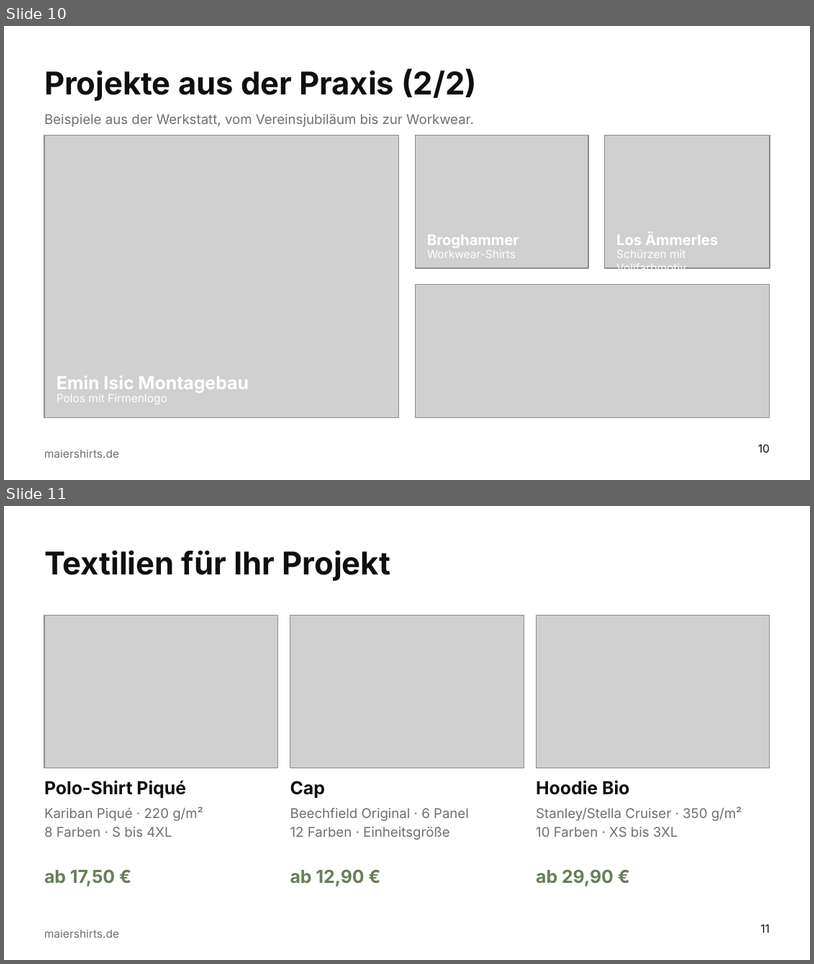
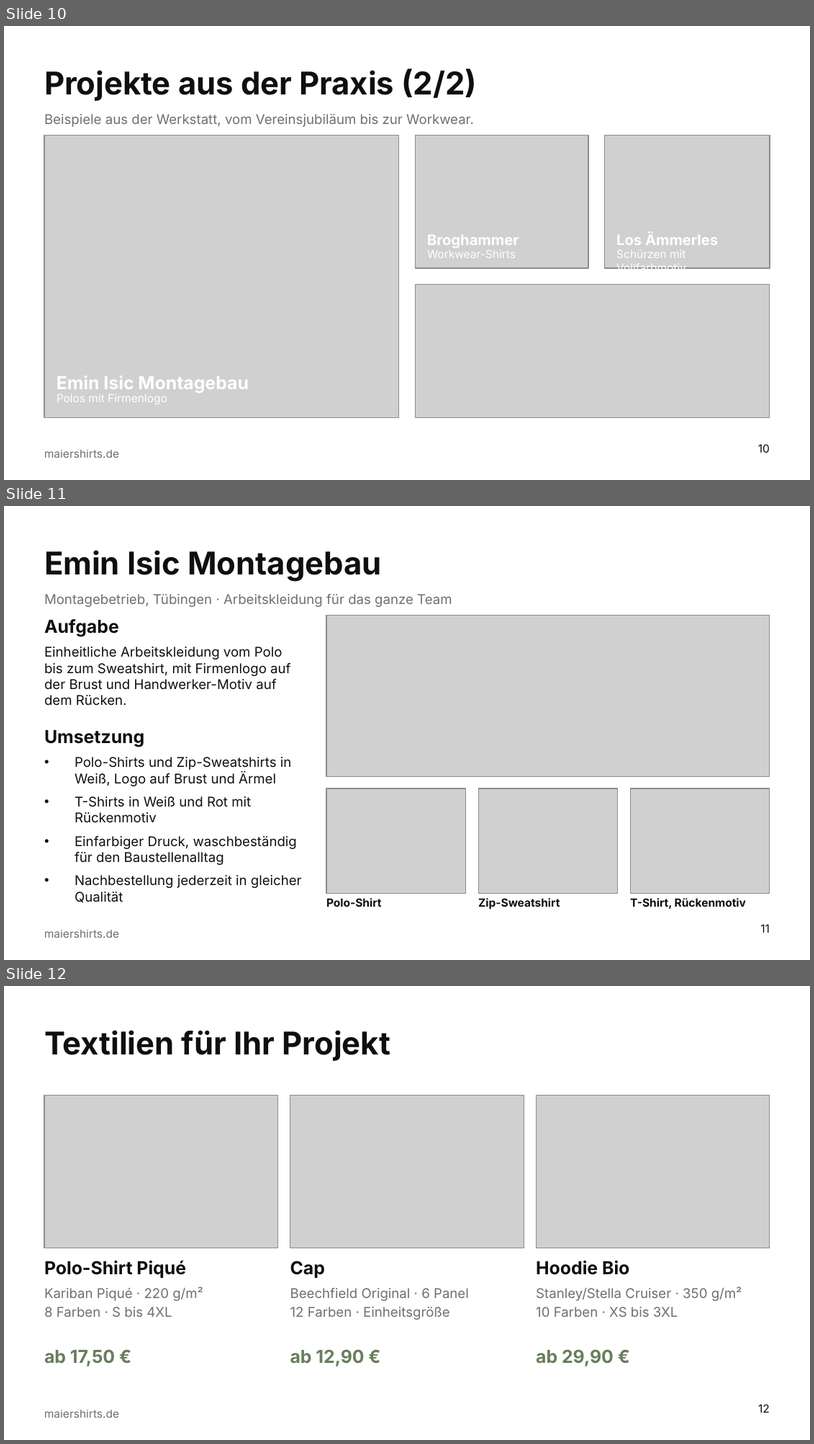
Before and after one commit to sm6161-eng/lexware-angebot-tool, a slide deck: presentation/dist/Maiershirts_Master.potx. Shown one above the other, each under a label of ours: slides 10 and 11 before the commit, slides 10, 11 and 12 after it. The pictures are 814x964 and 814x1444 pixels, drawn with LibreOffice and Linux fonts; fonts in the diff are those of the drawing; grey boxes stand for pictures; background and template pictures are left out. Boxes give left, top, right and bottom in pixels: in the first picture for what was removed or moved away, otherwise in the second. Text is boxed around its words. In the diff, an @@ line names an element or a change of style, - is before the commit and + after.

```diff
--- a/presentation/dist/Maiershirts_Master.potx
+++ b/presentation/dist/Maiershirts_Master.potx
@@ slide 11 added at [4, 506, 810, 960], background #FFFFFF; not listed: 1 template element that a slide beside it also shows @@
@@ title added at [44, 550, 381, 582], 28 pt, text #0F0F0F, bold @@
+Emin Isic Montagebau
@@ text added at [44, 594, 452, 607], 12 pt, text #0F0F0F at 60% opacity @@
+Montagebetrieb, Tübingen · Arbeitskleidung für das ganze Team
@@ text added at [44, 619, 302, 903], 12 pt, text #0F0F0F @@
+Aufgabe
+Einheitliche Arbeitskleidung vom Polo bis zum Sweatshirt, mit Firmenlogo auf der Brust und Handwerker-Motiv auf dem Rücken.
+Umsetzung
+• Polo-Shirts und Zip-Sweatshirts in Weiß, Logo auf Brust und Ärmel
+• T-Shirts in Weiß und Rot mit Rückenmotiv
+• Einfarbiger Druck, waschbeständig für den Baustellenalltag
+• Nachbestellung jederzeit in gleicher Qualität
@@ picture added at [327, 615, 770, 776] @@
@@ picture added at [327, 788, 466, 893] @@
@@ picture added at [478, 788, 617, 893] @@
@@ picture added at [630, 788, 770, 893] @@
@@ text added at [327, 898, 382, 906], 10 pt, text #0F0F0F, bold @@
+Polo-Shirt
@@ text added at [478, 898, 560, 909], 10 pt, text #0F0F0F, bold @@
+Zip-Sweatshirt
@@ text added at [630, 898, 746, 908], 10 pt, text #0F0F0F, bold @@
+T-Shirt, Rückenmotiv
@@ page number added at [761, 924, 770, 932], 10 pt, text #0F0F0F @@
+11
@@ what was slide 11 is now slide 12 @@
@@ page number at [759, 1404, 770, 1412]: text changed @@
-11
+12
```
Also in this commit, not shown: 1 slide changed, 7 other files.
